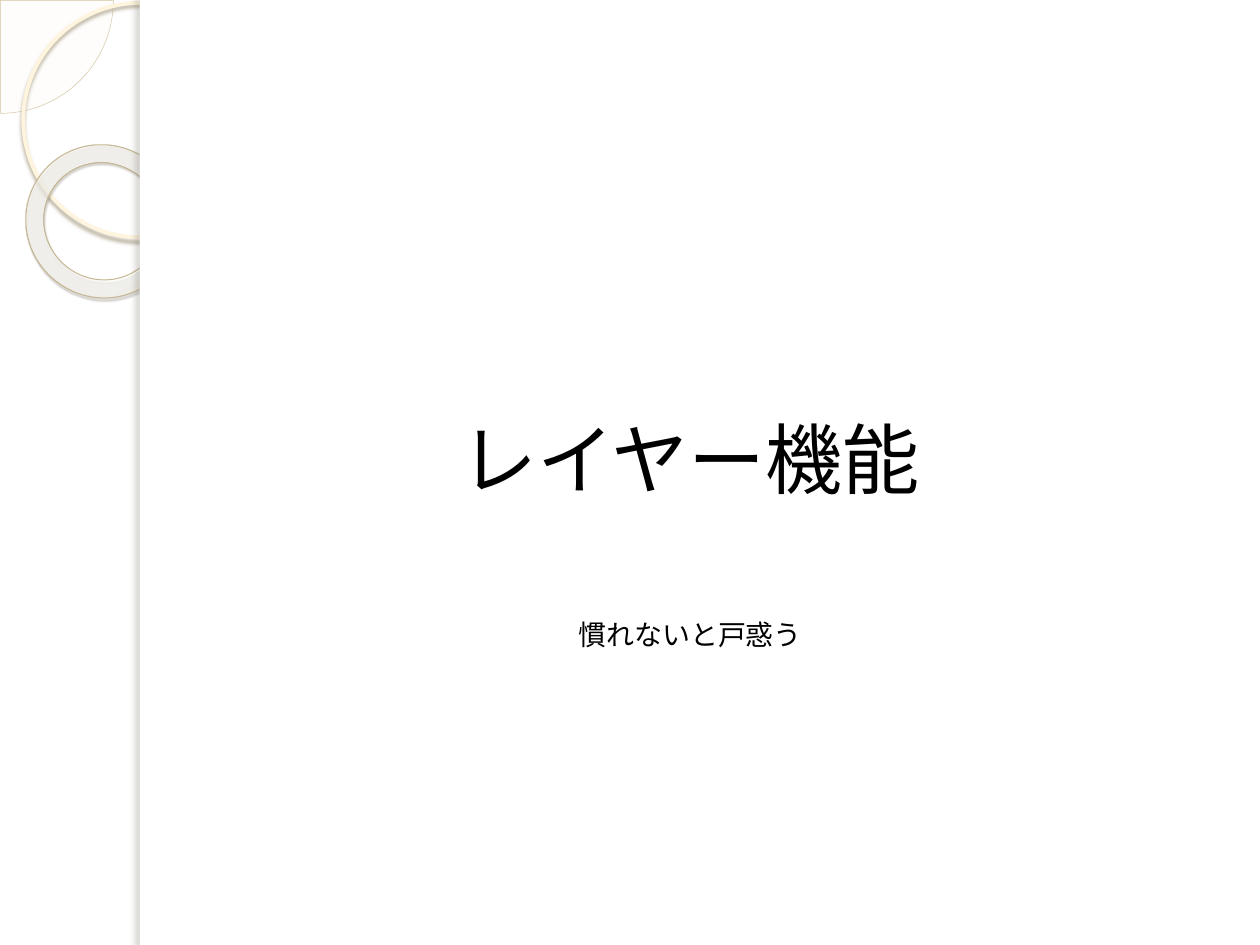
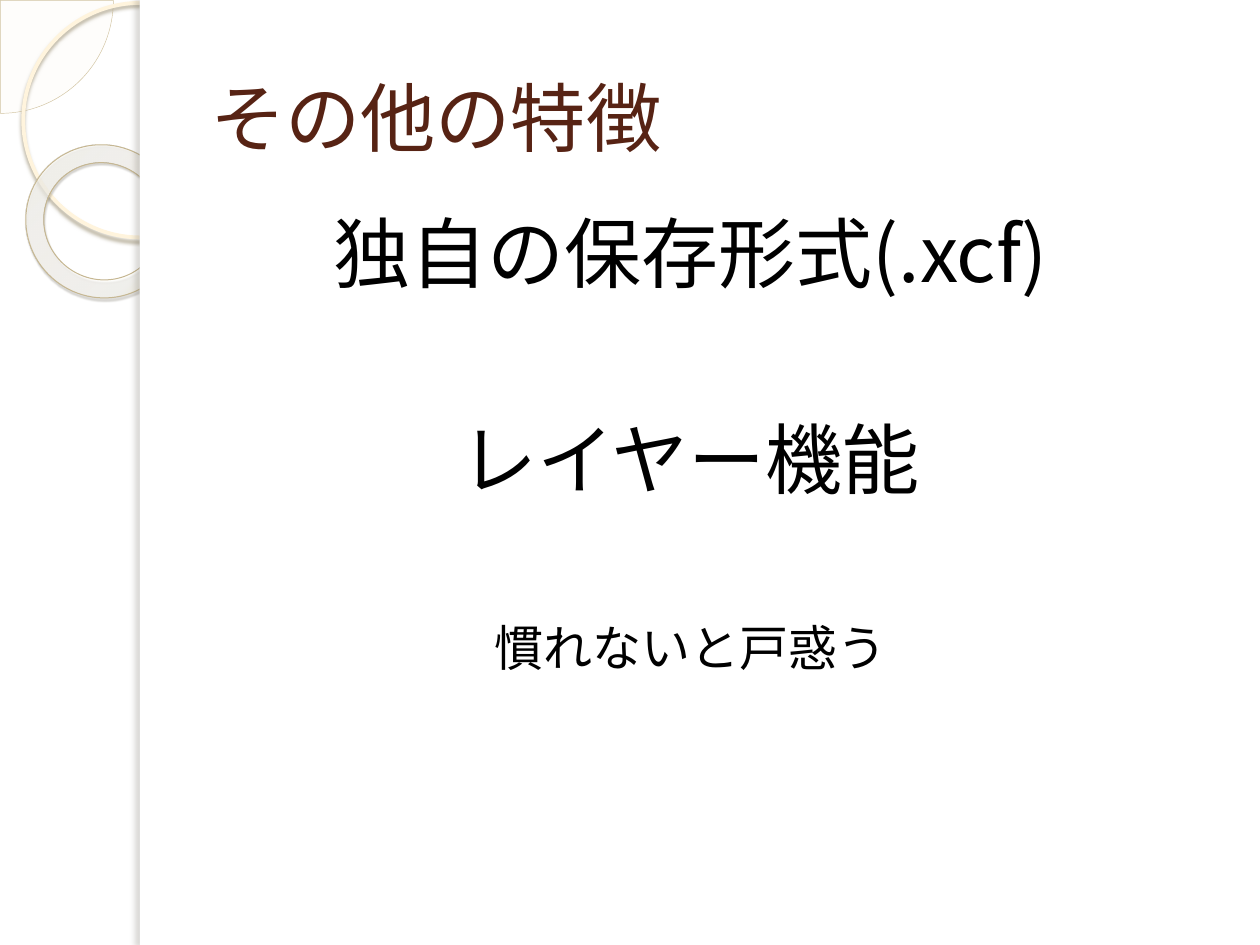
Before and after one commit to yuridonus/FEstudy, a slide deck: slide 11 of gimp2.pptx. Drawn at 1260x945 pixels with LibreOffice and Linux fonts; fonts in the diff are those of the drawing; background and template pictures are left out. Boxes give left, top, right and bottom in pixels: in the first picture for what was removed or moved away, otherwise in the second. Text is boxed around its words. In the diff, an @@ line names an element or a change of style, - is before the commit and + after.

```diff
--- a/gimp2.pptx
+++ b/gimp2.pptx
@@ title added at (210,82,661,152), 43 pt, text #572314 @@
+その他の特徴
@@ text at (333,217,1047,297): paragraph added @@
+独自の保存形式(.xcf)
@@ text at (495,624,886,670): size 16 to 28 pt in "慣れないと戸惑う" @@
```
Also in this commit, not shown: 10 other slides changed, 5 slides added, 2 slides removed, 3 other files.
